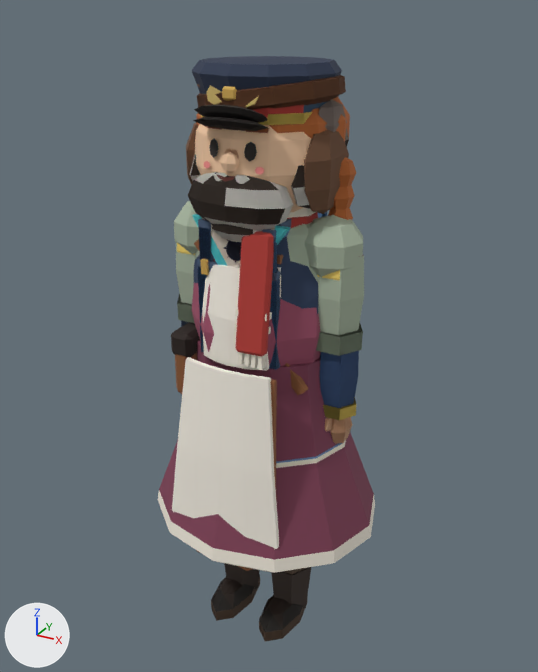
The Blender file games/la-petite-ligne/assets-src/modeles/blend/personnages.blend, before and after one commit.
Both versions are drawn from a 50 mm lens placed at (0.966, -1.736, 1.883), pointed at (-0.008, 0.036, 0.997). Every picture has the same lights, and +X, +Y and +Z are marked at lower left. The older version comes first.

The first picture shows 'player_hair_bob', 'player_outfit_overalls', 'rail_crew_driver', 'rail_crew_stoker', 'villager_basile', 'villager_firmin', 'villager_firmin_scarf', 'villager_jeanne', 'villager_lucie', 'villager_odette' and 3 more.
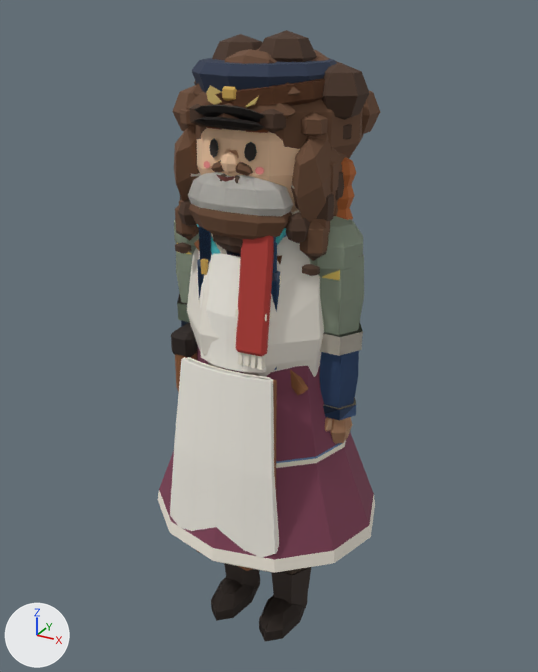
The change, as a diff of the scene's bpy script:
```diff
--- a/games/la-petite-ligne/assets-src/modeles/blend/personnages.blend.py
+++ b/games/la-petite-ligne/assets-src/modeles/blend/personnages.blend.py
@@ ob_villager_solange @@
+ob_villager_solange = bpy.data.objects.new('villager_solange', me_villager_solange)  # 1189 vertices, 1161 faces; spans x -0.31..0.31, y -0.27..0.27, z 0.0..1.76; in mat_lpl_characters (picture img_personnages_png)
+ob_villager_solange.location = (0.0, 0.0, 0.0)
@@ ob_villager_achille @@
+ob_villager_achille = bpy.data.objects.new('villager_achille', me_villager_achille)  # 1077 vertices, 1061 faces; spans x -0.3..0.3, y -0.3..0.21, z 0.0..1.73; in mat_lpl_characters (picture img_personnages_png)
+ob_villager_achille.location = (0.0, 0.0, 0.0)
@@ ob_player_beard_full @@
+ob_player_beard_full = bpy.data.objects.new('player_beard_full', me_player_beard_full)  # 166 vertices, 196 faces; spans x -0.185..0.185, y -0.207..0.05, z 1.3..1.555; in mat_lpl_characters (picture img_personnages_png)
+ob_player_beard_full.location = (0.0, 0.0, 0.0)
@@ ob_player_hair_bob_long @@
+ob_player_hair_bob_long = bpy.data.objects.new('player_hair_bob_long', me_player_hair_bob_long)  # 204 vertices, 240 faces; spans x -0.217..0.217, y -0.16..0.223, z 1.345..1.744; in mat_lpl_characters (picture img_personnages_png)
+ob_player_hair_bob_long.location = (0.0, 0.0, 0.0)
@@ ob_player_hair_crown @@
+ob_player_hair_crown = bpy.data.objects.new('player_hair_crown', me_player_hair_crown)  # 242 vertices, 300 faces; spans x -0.233..0.233, y -0.2..0.24, z 1.475..1.735; in mat_lpl_characters (picture img_personnages_png)
+ob_player_hair_crown.location = (0.0, 0.0, 0.0)
@@ ob_player_hair_cloud @@
+ob_player_hair_cloud = bpy.data.objects.new('player_hair_cloud', me_player_hair_cloud)  # 234 vertices, 276 faces; spans x -0.263..0.263, y -0.15..0.309, z 1.425..1.835; in mat_lpl_characters (picture img_personnages_png)
+ob_player_hair_cloud.location = (0.0, 0.0, 0.0)
@@ ob_player_hair_quiff @@
+ob_player_hair_quiff = bpy.data.objects.new('player_hair_quiff', me_player_hair_quiff)  # 126 vertices, 148 faces; spans x -0.179..0.179, y -0.146..0.215, z 1.445..1.795; in mat_lpl_characters (picture img_personnages_png)
+ob_player_hair_quiff.location = (0.0, 0.0, 0.0)
@@ ob_player_hair_fringe @@
+ob_player_hair_fringe = bpy.data.objects.new('player_hair_fringe', me_player_hair_fringe)  # 150 vertices, 180 faces; spans x -0.202..0.202, y -0.169..0.221, z 1.44..1.735; in mat_lpl_characters (picture img_personnages_png)
+ob_player_hair_fringe.location = (0.0, 0.0, 0.0)
@@ ob_player_hair_long @@
+ob_player_hair_long = bpy.data.objects.new('player_hair_long', me_player_hair_long)  # 222 vertices, 272 faces; spans x -0.222..0.222, y -0.143..0.26, z 1.08..1.735; in mat_lpl_characters (picture img_personnages_png)
+ob_player_hair_long.location = (0.0, 0.0, 0.0)
@@ ob_player_hair_wavy @@
+ob_player_hair_wavy = bpy.data.objects.new('player_hair_wavy', me_player_hair_wavy)  # 196 vertices, 240 faces; spans x -0.222..0.222, y -0.143..0.223, z 1.365..1.74; in mat_lpl_characters (picture img_personnages_png)
+ob_player_hair_wavy.location = (0.0, 0.0, 0.0)
@@ ob_player_hair_pigtails @@
+ob_player_hair_pigtails = bpy.data.objects.new('player_hair_pigtails', me_player_hair_pigtails)  # 240 vertices, 296 faces; spans x -0.22..0.22, y -0.135..0.215, z 1.264..1.735; in mat_lpl_characters (picture img_personnages_png)
+ob_player_hair_pigtails.location = (0.0, 0.0, 0.0)
```

Where the change shows, as pixel boxes (x1, y1, x2, y2) in the pictures (538 x 672 px):
'villager_achille', added: after (170, 174, 363, 639)
'player_hair_cloud', added (brown): after (172, 30, 380, 159)
'player_hair_bob_long', added (brown): after (174, 82, 342, 243)
'player_beard_full', added (brown): after (189, 160, 299, 253)
'player_hair_long', added (mostly hidden): after (175, 161, 339, 261)
'player_hair_crown', added (brown): after (180, 103, 352, 139)
'player_hair_fringe', added (mostly hidden): after (186, 91, 328, 141)
'player_hair_pigtails', added (mostly hidden): after (175, 188, 337, 276)
'player_hair_quiff', added (brown): after (225, 49, 277, 64)
'player_hair_wavy', added (mostly hidden): after (193, 83, 352, 216)
'villager_solange', added (mostly hidden): after (324, 397, 356, 409)
'rail_crew_stoker', unchanged, covered by the edit: before (188, 139, 349, 268); after (177, 233, 227, 305)
'player_hair_bob', unchanged, covered by the edit: before (186, 84, 349, 214); after (197, 85, 348, 162)
'player_outfit_overalls', unchanged, covered by the edit: before (197, 212, 327, 641); after (197, 225, 280, 370)
